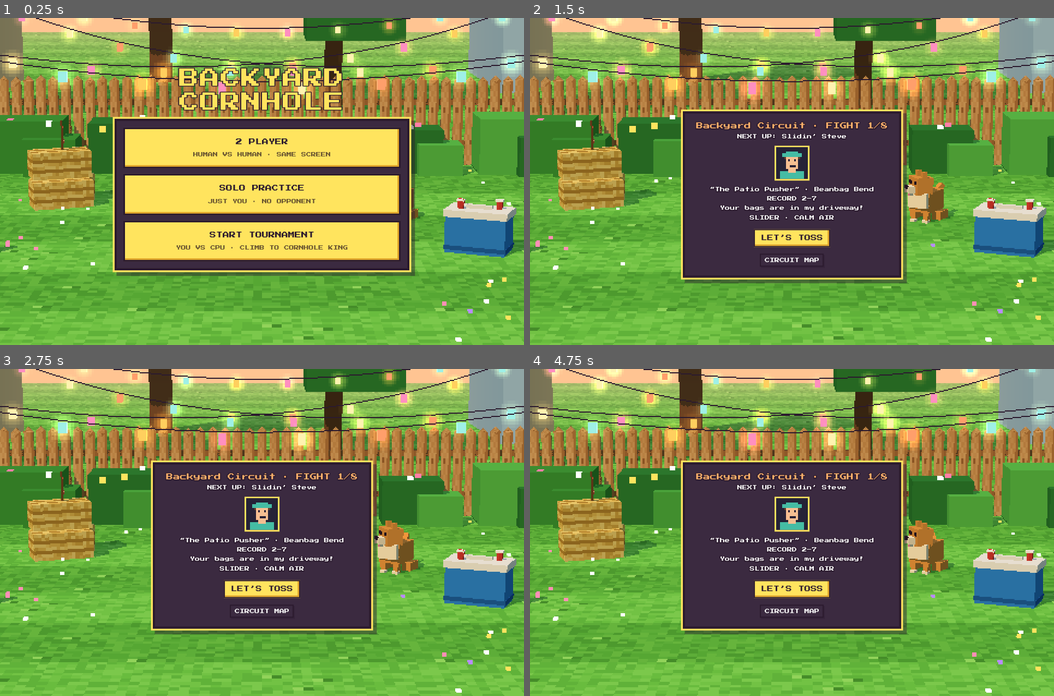
Above: before the commit, frames 1-4 (two rows, left to right).
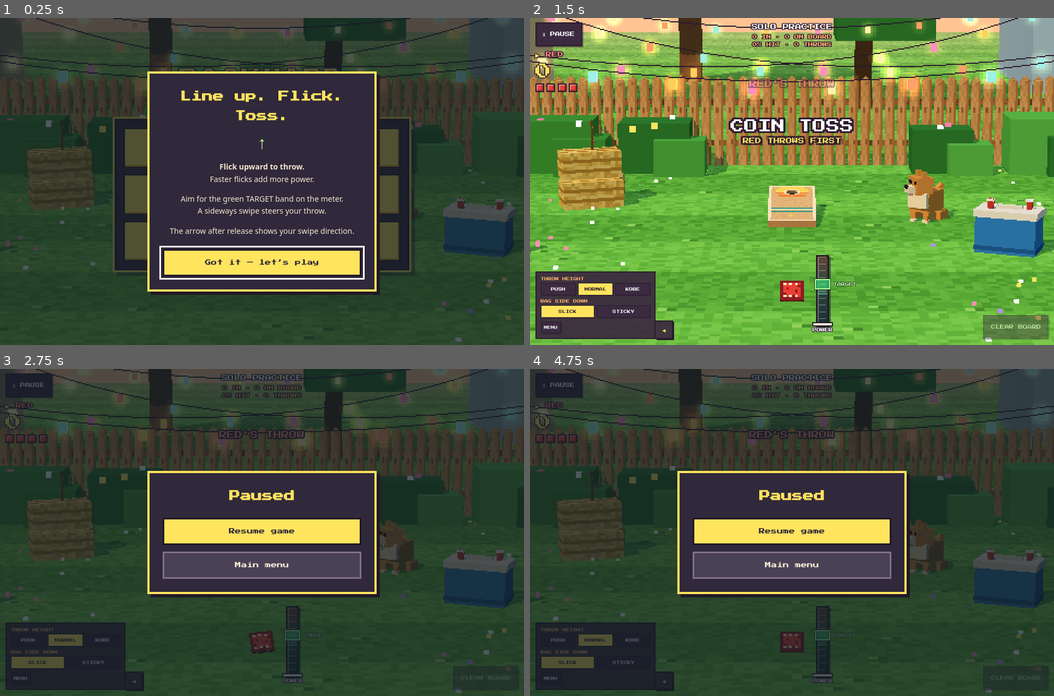
Above: after the commit, the same moments.

Repository: Ashe-Oro/backyard-games
Game: browser game, page index.html
The game is run twice, just before and just after one commit, with the same random seed, the same clock (stepped at 60 frames per second) and the same inputs.
Inputs (mouse positions are in pixels of both pictures, inside the frame that each line leads up to):
- Up to frame 1 (0.25 s): no input
- Up to frame 2 (1.5 s): click "START TOURNAMENT YOU VS CPU ·…" (after the commit: "Got it — let’s play") at 0.27 s; click "CONTINUE CAREER" (after the commit: "SOLO PRACTICE JUST YOU · NO O…") at 0.52 s; click "NEXT UP: Slidin’ Steve" (after the commit: "NORMAL") at 0.77 s; move the mouse to (792, 214) at 1.07 s; tap Space at 1.1 s
- Up to frame 3 (2.75 s): tap Space at 1.6, 2.1, 2.6 s; move the mouse to (157, 499) at 1.67 s; click (31, 385) at 2.02 s, where only the run after the commit has a clickable "Ⅱ PAUSE"; move the mouse to (366, 483) at 2.27 s; tap Escape at 2.52 s
- Up to frame 4 (4.75 s): move the mouse to (870, 597) at 2.87 s; tap Space every 0.5 s from 3.1 to 4.6 s; click "NEXT UP: Slidin’ Steve" (after the commit: "Resume game") at 3.27 s; move the mouse to (661, 614) at 3.47 s; move the mouse to (792, 467) at 4.07 s; click (550, 679) at 4.52 s, where only the run after the commit has a clickable "MENU"; move the mouse to (949, 548) at 4.67 s

The runs differ from the first frame. In frame 1, 92% of the frame differs, in the area x 0-100%, y 0-100%; in frame 2, 31%; in frame 3, 88%; in frame 4, 88%.

Commit message:
Polish power meter and add pause menu and first-visit help

Diff:
--- a/index.html
+++ b/index.html
@@ -34,7 +34,7 @@
 #hud{position:absolute;inset:0;pointer-events:none;font-size:clamp(10px,1.9vmin,14px)}
 #hud.menu > :not(#title){display:none!important}
 #sb{position:absolute;left:0;right:0;top:1.4vmin;display:grid;grid-template-columns:minmax(0,1fr) auto minmax(0,1fr);align-items:start;padding:0 1.6vmin}
-.team{min-width:0}.team.blue{grid-column:3;text-align:right}
+.team{min-width:0;padding-top:54px}.team.blue{grid-column:3;text-align:right}
 .tn{font-size:.9em;letter-spacing:.06em}
 .red .tn{color:#ff8a80}.blue .tn{color:#9db8ff}
 .ts{font-size:2.6em;margin-top:.3em;color:#ffe45e}
@@ -48,11 +48,16 @@
 #inn{font-size:1em}#goal{font-size:.75em;margin-top:.7em;color:#ffb36b}
 #turn{position:absolute;left:0;right:0;top:19%;text-align:center;font-size:1.25em;color:#fff;transition:opacity .3s}
 #turn.red{color:#ff8a80}#turn.blue{color:#9db8ff}
-#meter{position:absolute;left:50%;top:80%;transform:translateY(-50%);width:clamp(16px,1.8vmin,22px);height:clamp(80px,18vh,160px);border:.3em solid #2b1a2e;background:#3b2a40;box-shadow:.3em .3em 0 rgba(43,26,46,.35)}
-#fill{position:absolute;left:0;right:0;bottom:0;height:0;background:repeating-linear-gradient(0deg,#ffb340 0 .5em,#ff8a3d .5em 1em)}
-#sweet,#onb{position:absolute;left:-.55em;right:-.55em;height:6%}
-#onb{border:.2em dashed rgba(255,255,255,.55)}
-#sweet{border:0}
+#meter{position:absolute;left:50%;top:80%;transform:translateY(-50%);width:clamp(24px,2.8vmin,30px);height:clamp(110px,22vh,190px);border:3px solid #231b2b;background:linear-gradient(0deg,#172f35,#34483d 65%,#644338);box-shadow:inset 2px 0 #fff4dc55,3px 3px 0 #231b2b88}
+#meter::after{content:'';position:absolute;inset:0 3px;z-index:3;background:repeating-linear-gradient(0deg,transparent 0 calc(10% - 1px),#fff4dc77 calc(10% - 1px) 10%);pointer-events:none}
+#fill{position:absolute;left:0;right:0;bottom:0;height:0;background:repeating-linear-gradient(0deg,#f8ce4b 0 5px,#dca035 5px 6px);box-shadow:inset 2px 0 #fff0a0}
+#sweet,#onb{position:absolute;height:6%;z-index:2}
+#onb{left:0;right:0;background:#65e3a333;border-top:1px solid #65e3a3;border-bottom:1px solid #65e3a3}
+#sweet{left:-5px;right:-5px;border:2px solid #baff99;background:#35c96fbb;box-shadow:0 0 0 1px #173825}
+#sweet::after{content:'TARGET';position:absolute;left:calc(100% + 8px);top:50%;transform:translateY(-50%);font-size:7px;color:#c8ffae;text-shadow:1px 1px #162a20,-1px -1px #162a20}
+#power-marker{position:absolute;left:-8px;right:-8px;height:4px;bottom:0;background:#fff4dc;box-shadow:0 0 0 2px #231b2b;z-index:4}
+#meter[data-zone="target"] #power-marker{background:#baff99}
+#meter[data-zone="high"] #power-marker{background:#ff7f6e}
 .mlbl{position:absolute;top:calc(100% + .7em);left:50%;transform:translateX(-50%);font-size:.65em;white-space:nowrap}
 #msg{position:absolute;left:0;right:0;top:31%;text-align:center;font-size:2.2em;color:#fff;opacity:0;transform:scale(.6);transition:opacity .25s,transform .25s cubic-bezier(.3,1.8,.5,1)}
 #msg.on{opacity:1;transform:scale(1)}
@@ -64,6 +69,17 @@
 .btns{position:absolute;left:1.6vmin;bottom:1.8vmin;display:flex;flex-direction:column;gap:.6em;align-items:flex-start}
 .hb{pointer-events:auto;font:inherit;font-size:.8em;color:#fff;background:#3b2a40;border:.25em solid #2b1a2e;padding:.6em .7em;cursor:pointer;box-shadow:.25em .25em 0 rgba(43,26,46,.35)}
 .hb:hover{background:#56405c}
+#pause-button{position:absolute;left:1.6vmin;top:1.4vmin;min-height:44px;padding:10px 12px;font-size:9px}
+.game-dialog{margin:auto;width:min(420px,92vw);max-height:90dvh;overflow:auto;padding:24px;background:#30283b;color:#fff4dc;border:4px solid #ffe45e;box-shadow:6px 6px 0 #211827;font:12px/1.8 'Press Start 2P',monospace;text-align:center}
+.game-dialog::backdrop{background:#101b24bb}
+.game-dialog h2{font-size:20px;color:#ffe45e;margin-bottom:18px}
+.game-dialog p{font:14px/1.6 ui-sans-serif,system-ui,sans-serif;margin:14px 0;color:#f1e7ce}
+.game-dialog .dialog-actions{display:grid;gap:12px;margin-top:22px}
+.game-dialog button{min-height:48px;font:inherit;font-size:11px;border:3px solid #211827;background:#ffe45e;color:#282035;padding:12px;cursor:pointer}
+.game-dialog button.secondary{background:#494155;color:#fff4dc;border-color:#817188}
+.game-dialog button:focus-visible,#pause-button:focus-visible{outline:3px solid #fff;outline-offset:3px}
+.help-swipe{font:32px/1 monospace;color:#baff99;margin:12px auto}
+@media(max-height:450px){.game-dialog{padding:16px}.game-dialog h2{font-size:16px;margin-bottom:8px}.game-dialog p{margin:8px 0}.game-dialog .dialog-actions{margin-top:12px;gap:8px}.help-swipe{display:none}}
 #reset-bags{position:absolute;right:1.6vmin;bottom:1.8vmin;min-height:44px;padding:10px 12px;font-size:clamp(8px,1.4vmin,11px)}
 #reset-bags:disabled{opacity:.45;cursor:default}
 #swipe-feedback{position:absolute;inset:0;width:100%;height:100%;pointer-events:none;opacity:0;transition:opacity .4s ease-out;overflow:visible}
@@ -91,7 +107,7 @@
 #bag-menu{position:absolute;left:1.6vmin;bottom:1.8vmin;width:clamp(156px,23vw,230px);max-height:70%;overflow:auto;poin …(185 unchanged characters)…
 #bag-menu > *{flex-shrink:0}
 .bag-row{display:flex;flex-direction:column;gap:4px}.bag-label{color:#ffb36b;font-size:.85em}.bag-choices{display:flex;gap:4px}.bag-choices .hb{flex:1;min-width:0;padding:7px 3px;font-size:.85em}.hb[aria-pressed="true"]{background:#ffe45e;color:#2b1a2e}
-#height-choice{display:flex}.btns{position:static;display:flex;flex-direction:row;flex-wrap:wrap;gap:4px}.btns .hb{padding:7px 5px}#setup{display:none}#sweet{box-shadow:inset 0 0 0 1px #fff,0 0 6px #fff;background:#ffffff33}#panel .go{display:block;margin:12px auto}
+#height-choice{display:flex}.btns{position:static;display:flex;flex-direction:row;flex-wrap:wrap;gap:4px}.btns .hb{padding:7px 5px}#setup{display:none}#panel .go{display:block;margin:12px auto}
 @media(max-height:450px){#hud,#panel{font-size:10px}#goal,#wind{font-size:9px}#bag-menu{width:200px;max-height:69%;padding:4px;gap:3px;font-size:10px}.bag-row{gap:2px}.bag-label{font-size:9px}.bag-choices .hb,.btns .hb{font-size:9px;min-height:36px;padding:3px 2px}}
 /* Mode descriptions share one readable, responsive button column. */
 #panel:has(.menu-modes){width:540px;padding:12px;max-width:94vw}
@@ -114,6 +130,7 @@
 #bag-picks{display:none;white-space:nowrap;font-size:7px}
 .collapsed #bag-picks{display:block}
 @media(pointer:coarse),(max-width:600px){#bag-handle{min-width:44px;min-height:44px}#bag-drawer #bag-menu{max-height:60vh}}
+@media(max-width:600px){#bag-drawer:not(.collapsed) #bag-handle{bottom:56px}}
 @media(max-height:450px){#bag-drawer #bag-menu{max-height:65vh}}
 @media(prefers-reduced-motion:reduce){#bag-drawer{transition:none}#bag-drawer.collapsed #bag-menu{transition:none}}
 </style>
@@ -122,6 +139,7 @@
 <body>
 <div id="game">
   <div id="hud">
+    <button class="hb" id="pause-button" aria-label="Pause / menu">Ⅱ PAUSE</button>
     <div id="sb" class="ol">
       <div class="team red" id="t0"><div class="tn"><span id="n0">YOU</span></div><div class="ts" id="s0">0</div><div class="pips" id="p0"></div></div>
       <div class="mid"><div id="inn">ROUND 1</div><div id="goal">TO 21</div></div>
@@ -130,7 +148,7 @@
     <div id="title" class="ol"><h1>BACKYARD<br>CORNHOLE</h1><p>line up · flick · toss</p></div>
     <div id="turn" class="ol"></div>
     <div id="msg" class="ol"></div>
-    <div id="meter"><div id="fill"></div><div id="onb"></div><div id="sweet"></div><div class="mlbl ol">PWR</div></div>
+    <div id="meter" role="meter" aria-label="Throw power" aria-valuemin="0" aria-valuemax="100" aria-valuenow="0"><div id="fill"></div><div id="onb"></div><div id="sweet"></div><div id="power-marker"></div><div class="mlbl ol">POWER</div></div>
     <svg id="swipe-feedback" aria-hidden="true">
       <defs><marker id="swipe-tip" viewBox="0 0 10 10" refX="9" refY="5" markerWidth="5" markerHeight="5" orient="auto"><path d="M 1 1 L 9 5 L 1 9 L 3 5 Z" fill="#ffe45e" stroke="#2b1a2e" stroke-width="1"/></marker></defs>
       <line id="swipe-outline" stroke="#2b1a2e" stroke-width="8" stroke-linecap="square"/>
@@ -147,6 +165,8 @@
     <button id="bag-handle" aria-controls="bag-menu" aria-expanded="true" aria-label="Collapse bag options"><span id="bag-chevron" aria-hidden="true">◀</span><span id="bag-picks"></span></button>
     </div>
   </div>
+  <dialog class="game-dialog" id="pause-dialog" aria-labelledby="pause-heading"><h2 id="pause-heading">Paused</h2><div class="dialog-actions"><button id="resume-game" autofocus>Resume game</button><button class="secondary" id="pause-menu">Main menu</button></div></dialog>
+  <dialog class="game-dialog" id="help-dialog" aria-labelledby="help-heading"><h2 id="help-heading">Line up. Flick. Toss.</h2><div class="help-swipe" aria-hidden="true">↑</div><p><strong>Flick upward to throw.</strong><br>Faster flicks add more power.</p><p>Aim for the green TARGET band on the meter.<br>A sideways swipe steers your throw.</p><p>The arrow after release shows your swipe direction.</p><div class="dialog-actions"><button id="help-done" autofocus>Got it — let’s play</button></div></dialog>
   <div id="panel" class="ol" hidden></div>
   <div id="err">WebGL isn't available here.<br>Open this page in a desktop browser.</div>
 </div>
@@ -749,9 +769,30 @@
 const $ = (id) => document.getElementById(id);
 const ui = { s: [$('s0'), $('s1')], p: [$('p0'), $('p1')], t: [$('t0'), $('t1')], n: [$('n0'), $('n1')], inn: $('inn'), goal: $('goal'), turn: $('turn'), msg: $('msg'), fill: $('fill'), sweet: $('sweet'), onb: $('onb'), title: $('title'), mode: $('mode'), side: $('side'), panel: $('panel') };
 const M = {
+  paused:false,
   vs: 'cpu', exact: false, scores: [0, 0], inning: 1, first: 0, k: 0, phase: 'menu', aim: 0, ctrl: 'drag',
   position: [0, 0], heights: [1,1], practice:false, practiceStats:{throws:0,in:0,on:0}, sweetShift:0, spin: 0, arc: 1, side: ['slick', 'slick'], active: null, before: null, cpu: null, history: [], winner: -1, lastPower: null,
 };
+const gameTimers = new Set();
+function gameAfter(fn,ms){const timer={fn,left:ms};gameTimers.add(timer);return timer;}
+function pauseGame(){
+  if(M.paused || ['menu','intro','champion'].includes(M.phase))return;
+  M.paused=true;drag=null;flick=null;samples.length=0;wheelGesture=[];clearTimeout(wheelTimer);
+  wrap.classList.remove('drag');$('swipe-feedback').classList.remove('shown');
+  if(document.pointerLockElement)document.exitPointerLock();
+  if(M.phase==='aim')setMeter(0);
+  $('pause-dialog').showModal();
+}
+function resumeGame(){M.paused=false;$('pause-dialog').close();$('pause-button').focus();}
+function showHelpOnce(){
+  try{if(localStorage.getItem('backyard-cornhole-help-seen')==='1')return;localStorage.setItem('backyard-cornhole-help-seen','1');}catch{}
+  $('help-dialog').showModal();
+}
+$('pause-button').onclick=pauseGame;
+$('resume-game').onclick=resumeGame;
+$('pause-dialog').oncancel=e=>{e.preventDefault();resumeGame();};
+$('pause-menu').onclick=()=>{resumeGame();showMenu();$('two-player').focus();};
+$('help-done').onclick=()=>$('help-dialog').close();
 const releaseX=(t)=>RX[t];
 const thrower = (k = M.k) => M.practice ? 0 : (k % 2 === 0 ? M.first : 1 - M.first);
 const isHuman = (t) => t === 0 || M.vs === '2p';
@@ -829,9 +870,14 @@
 let msgTimer;
 function say(big, small = '', ms = 1400) {
   ui.msg.innerHTML = big + (small ? `<small>${small}</small>` : ''); ui.msg.classList.add('on');
-  clearTimeout(msgTimer); msgTimer = setTimeout(() => ui.msg.classList.remove('on'), ms);
-}
-function setMeter(p) { ui.fill.style.height = (clamp(p, 0, 1) * 100) + '%'; }
+  gameTimers.delete(msgTimer); msgTimer = gameAfter(() => ui.msg.classList.remove('on'), ms);
+}
+function setMeter(p) {
+  p=clamp(p,0,1);const w=meterWindow(),meter=$('meter');
+  ui.fill.style.height=`${p*100}%`;$('power-marker').style.bottom=`${p*100}%`;
+  meter.dataset.zone=p>w.hi?'high':p>=w.lo?'target':'low';
+  meter.setAttribute('aria-valuenow',String(Math.round(p*100)));
+}
 const gauss = () => { let u = 0, v = 0; while (!u) u = Math.random(); while (!v) v = Math.random(); return Math.sqrt(-2 * Math.log(u)) * Math.cos(2 * Math.PI * v); };
 
 function clearBags() { for (const b of bags) scene.remove(b.mesh); bags.length = 0; }
@@ -936,6 +982,7 @@
  return {t:0,side,power:best.power,aim:best.aim,drift:0,goal};
 }
 function showMenu() {
+  gameTimers.clear();M.active=null;M.before=null;M.paused=false;
   M.phase = 'menu'; ui.title.classList.remove('gone');
   M.career=false;
   clearBags();
@@ -947,6 +994,7 @@
   renderHud();
 }
 function startMatch(opts = {}) {
+  gameTimers.clear();M.paused=false;
   if (opts.vs) M.vs = opts.vs; if (opts.exact != null) M.exact = opts.exact;
   M.career = opts.career === true;
   M.practice=opts.practice===true;M.practiceStats={throws:0,in:0,on:0};M.heights=[1,1];
@@ -968,7 +1016,7 @@
 }
 function beginInning(delay = 300) {
   clearBags(); M.k = 0; M.phase = 'wait'; renderHud();
-  setTimeout(nextTurn, delay);
+  gameAfter(nextTurn, delay);
 }
 function nextTurn() {
   if(['menu','intro','champion'].includes(M.phase))return;
@@ -989,6 +1037,7 @@
   renderHud();
 }
 function throwBag(power, drift = 0, team = thrower()) {
+  if(M.paused)return false;
   if (!(M.phase === 'aim' || M.phase === 'cpu')) return false;
   const side = M.side[team];
   const actualPower=isHuman(team) ? physicalPower(power) : power;
@@ -1011,11 +1060,11 @@
   else if (b.state === 'board') { say(holeDist(b.lp) < HOLE_R + BAG_R * 0.6 ? 'HANGER!' : 'ON THE BOARD', '1 POINT'); burst(b.p, true); }
   else if (b.dead) say('GROUNDER', 'HIT THE GRASS FIRST · REMOVED', 1300);
   else say(b.offBoard ? 'OFF THE BOARD' : 'MISS', '0', 1100);
-  if (knockedIn.length) { setTimeout(() => say('KNOCKED IN!', knockedIn.map(({ o }) => TEAM[o.team]).join(' + ') + ' BAG +3'), 900); burst(HOLE_WORLD.clone().setY(HOLE_WORLD.y + 0.1)); }
-  else if (knockedOff.length) setTimeout(() => say('KNOCKED OFF!', knockedOff.map(({ o }) => TEAM[o.team]).join(' + ') + ' BAG'), 900);
+  if (knockedIn.length) { gameAfter(() => say('KNOCKED IN!', knockedIn.map(({ o }) => TEAM[o.team]).join(' + ') + ' BAG +3'), 900); burst(HOLE_WORLD.clone().setY(HOLE_WORLD.y + 0.1)); }
+  else if (knockedOff.length) gameAfter(() => say('KNOCKED OFF!', knockedOff.map(({ o }) => TEAM[o.team]).join(' + ') + ' BAG'), 900);
   if(M.practice){const n=M.practiceStats;n.throws++;n.in+=b.state==='in'?1:0;n.on+=b.state==='board'?1:0;}
   M.k++; M.phase = 'wait'; renderHud();
-  setTimeout(nextTurn, knockedIn.length || knockedOff.length ? 1500 : 750);
+  gameAfter(nextTurn, knockedIn.length || knockedOff.length ? 1500 : 750);
 }
 function scoreInning() {
   const { pts, inC, onC } = lie();
@@ -1081,7 +1130,7 @@
 }
 function pointAim(e){const a=pointerAim(e);if(a!==undefined)M.aim=clamp(a,-AIM_MAX,AIM_MAX);}
 document.querySelectorAll('[data-side]').forEach(b=>b.onclick=()=>{if(!humanTurn())return;M.side[thrower()]=b.dataset.side;held.material=TEAM_MATS[thrower()][b.dataset.side==='slick'?'sticky':'slick'];renderHud();});
-$('menu').onclick=()=>{if(M.active)return;showMenu();};
+$('menu').onclick=pauseGame;
 $('reset-bags').onclick=()=>{if(!M.practice || !humanTurn())return;clearBags();renderHud();};
 $('reset-bags').onkeydown=e=>{if(e.key==='Enter'||e.key===' ')e.stopPropagation();};
 document.querySelectorAll('[data-height]').forEach(b=>b.onclick=()=>{if(!humanTurn())return;M.arc=+b.dataset.height;M.heights[thrower()]=M.arc;renderHud();});
@@ -1090,7 +1139,7 @@
 let drag = null;
 const samples = [];
 const H = () => wrap.clientHeight || 1;
-const humanTurn = () => M.phase === 'aim' && isHuman(thrower());
+const humanTurn = () => !M.paused && !$('help-dialog').open && M.phase === 'aim' && isHuman(thrower());
 let swipeTimer;
 function showSwipe(flick) {
   const overlay = $('swipe-feedback'), rect = wrap.getBoundingClientRect();
@@ -1137,7 +1186,7 @@
     for (const c of (evs.length ? evs : [e])) drag.list.push({ t: c.timeStamp, x: c.clientX, y: c.clientY });
     while (drag.list.length > 2 && e.timeStamp - drag.list[0].t > 300) drag.list.shift();
     const f = flickFrom(drag.list); if (f) setMeter(powerFromSpeed(f.up));
-  } else if (e.pointerType === 'mouse' && !e.target.closest('#bag-drawer') && humanTurn()) {
+  } else if (e.pointerType === 'mouse' && !e.target.closest('#bag-drawer, button, dialog') && humanTurn()) {
     pointAim(e);
   }
 });
@@ -1192,7 +1241,7 @@
 }
 let wheelGesture = [], wheelTimer;
 wrap.addEventListener('wheel', e => {
-  if (e.target.closest('#bag-drawer')) return;
+  if (e.target.closest('#bag-drawer, button, dialog')) return;
   e.preventDefault();
   if (!humanTurn() || !ui.panel.hidden) return;
   const unit = e.deltaMode === 1 ? 16 : e.deltaMode === 2 ? H() : 1;
@@ -1206,6 +1255,8 @@
 }, {passive:false});
 addEventListener('blur', () => { drag = null; });
 addEventListener('keydown', (e) => {
+  if($('help-dialog').open || $('pause-dialog').open)return;
+  if(e.key==='Escape'){e.preventDefault();pauseGame();return;}
   if (e.repeat) return;
   const k = e.key.toLowerCase();
   if (k === 'h') { e.preventDefault(); adjust(k); }
@@ -1237,7 +1288,10 @@
 const clock = new THREE.Clock();
 let acc = 0, time = 0;
 function frame() {
-  const dt = Math.min(clock.getDelta(), 0.05); time += dt;
+  const dt = Math.min(clock.getDelta(), 0.05);
+  if(M.paused){if(meterLayoutDirty)positionPowerMeter();renderer.render(scene,camera);requestAnimationFrame(frame);return;}
+  time += dt;
+  for(const timer of [...gameTimers]){timer.left-=dt*1000;if(timer.left<=0){gameTimers.delete(timer);timer.fn();}}
   if (flick && performance.now() - lastMoveT > 60) finishFlick();
   if (M.phase === 'cpu') {
     const c = M.cpu; c.t += dt;
@@ -1298,11 +1352,11 @@
   }
   M.phase = 'poster'; M.scores = [17, 12]; M.inning = 6; renderHud();
   for (const el of [$('bag-drawer'), $('meter')]) el.style.display = 'none';
-} else showMenu();
+} else {showMenu();showHelpOnce();}
 requestAnimationFrame(frame);
 
 window.__game = {
-  get state() { return { practice:M.practice, practiceStats:{...M. …(528 unchanged characters)…
+  get state() { return { paused:M.paused, practice:M.practice, practiceStats:{...M. …(528 unchanged characters)…
   _setWind:(mph,angle)=>{wind.mph=mph;wind.angle=angle;wind.x=Math.sin(angle)*mph*.025;wind.z=-Math.cos(angle)*mph*.025;renderHud();},
   _flag:(seconds)=>{if(seconds!==undefined)animatePennant(seconds);return {...pennant.userData,vertices:Array.from(pennant.geometry.attributes.position.array)};},
   _screenPoint:(x,z)=>{const v=new THREE.Vector3(x,.2,z).project(camera);return {x:(v.x+1)*wrap.clientWidth/2,y:(1-v.y)*wrap.clientHeight/2};},
--- a/tests/framing_check.cjs
+++ b/tests/framing_check.cjs
@@ -9,6 +9,7 @@
   try {
     const page = await browser.newPage();
     const errors = [];
+    await page.addInitScript(()=>{try{localStorage.setItem('backyard-cornhole-help-seen','1');}catch{}});
     page.on('pageerror', error => errors.push(error.message));
     const source = fs.readFileSync(path.join(__dirname, '../index.html'), 'utf8');
     // Inspect geometry without adding production-only test interfaces.
--- /dev/null
+++ b/tests/game_ui_check.cjs
@@ -0,0 +1,77 @@
+const {chromium}=require('playwright-core');
+const assert=require('node:assert/strict');
+const fs=require('node:fs');
+const path=require('node:path');
+(async()=>{
+ const browser=await chromium.launch({headless:true});
+ try{
+  const page=await browser.newPage({viewport:{width:1280,height:800}}),errors=[];
+  page.on('pageerror',e=>errors.push(e.message));
+  const url='http://127.0.0.1:8012/';
+  const source=fs.readFileSync(path.join(__dirname,'../index.html'),'utf8').replace('window.__game = {','window.__setPower=setMeter; window.__game = {');
+  await page.route(url,r=>r.fulfill({body:source,contentType:'text/html'}));
+  await page.goto(url);await page.waitForFunction(()=>!!window.__game);
+  assert(await page.locator('#help-dialog').isVisible(),'First visit needs instructions');
+  for(const [width,height] of [[390,844],[844,390]]){
+   await page.setViewportSize({width,height});
+   const box=await page.locator('#help-done').boundingBox();
+   assert(box.y>=0 && box.y+box.height<height,'First-time instructions must fit mobile screens');
+   if(process.env.SHOTS)await page.screenshot({path:path.join(process.env.SHOTS,`first-visit-help-${width}.png`)});
+  }
+  await page.setViewportSize({width:1280,height:800});
+  if(process.env.SHOTS)await page.screenshot({path:path.join(process.env.SHOTS,'first-visit-help.png')});
+  await page.locator('#help-done').click();await page.reload();await page.waitForFunction(()=>!!window.__game);
+  assert.equal(await page.locator('#help-dialog').isVisible(),false,'Instructions must not repeat on reload');
+  await page.evaluate(()=>__game.startMatch({practice:true,vs:'2p',first:0}));
+  await page.waitForFunction(()=>__game.state.phase==='aim');
+  for(const [width,height] of [[1280,800],[390,844],[844,390]]){
+   await page.setViewportSize({width,height});
+   await page.evaluate(()=>__setPower(__game.state.sweet.mid));
+   assert.equal(await page.locator('#meter').getAttribute('data-zone'),'target');
+   const layout=await page.evaluate(()=>{
+    const b=document.querySelector('#pause-button').getBoundingClientRect(),t=document.querySelector('#t0').getBoundingClientRect();
+    const sweet=document.querySelector('#sweet').getBoundingClientRect(),marker=document.querySelector('#power-marker').getBoundingClientRect();
+    return {pause:[b.x,b.y,b.right,b.bottom],scoreY:t.y+54,target:[sweet.top,sweet.bottom],marker:(marker.top+marker.bottom)/2};
+   });
+   assert(layout.pause[0]>=0 && layout.pause[1]>=0 && layout.pause[3]<layout.scoreY+2,'Pause must fit above score');
+   assert(layout.marker>=layout.target[0]-3 && layout.marker<=layout.target[1]+3,'Power marker must match green target');
+   if(width<600 && await page.locator('#bag-handle').getAttribute('aria-expanded')==='true')await page.locator('#bag-handle').click();
+   if(process.env.SHOTS){await page.waitForTimeout(800);await page.screenshot({path:path.join(process.env.SHOTS,`meter-ui-${width}.png`)});}
+  }
+  await page.setViewportSize({width:1280,height:800});
+  await page.evaluate(()=>__game.setAim(0));
+  await page.locator('#pause-button').hover();
+  assert.equal(await page.evaluate(()=>__game.state.aim),0,'Hovering pause must not change aiming');
+  await page.evaluate(()=>__game.throwWith(__game.state.sweet.mid));
+  await page.locator('#pause-button').click();
+  assert.equal(await page.evaluate(()=>__game.state.paused),true);
+  const frozen=await page.evaluate(()=>__game.state);
+  await page.waitForTimeout(500);
+  assert.deepEqual(await page.evaluate(()=>__game.state.bags),frozen.bags,'Paused bag physics must freeze');
+  assert.equal(await page.evaluate(()=>__game.throwWith(.5)),false,'Paused game must reject throws');
+  if(process.env.SHOTS)await page.screenshot({path:path.join(process.env.SHOTS,'pause-menu.png')});
+  await page.keyboard.press('Escape');
+  assert.equal(await page.evaluate(()=>__game.state.paused),false,'Escape must resume');
+  await page.waitForFunction(()=>__game.state.phase==='aim');
+  // Pause the queued start of the CPU's turn, then ensure its timer resumes.
+  await page.evaluate(()=>__game.startMatch({vs:'cpu',practice:false,first:1}));
+  await page.locator('#pause-button').click();
+  const phase=await page.evaluate(()=>__game.state.phase);
+  await page.waitForTimeout(1300);
+  assert.equal(await page.evaluate(()=>__game.state.phase),phase,'Turn delay must not run while paused');
+  assert.equal(await page.evaluate(()=>__game.state.bags.length),0);
+  await page.locator('#resume-game').click();
+  await page.waitForFunction(()=>__game.state.phase==='cpu');
+  await page.locator('#pause-button').click();
+  const cpuFrozen=await page.evaluate(()=>__game.state);
+  await page.waitForTimeout(1400);
+  assert.deepEqual(await page.evaluate(()=>__game.state.bags),cpuFrozen.bags,'CPU must freeze during pause');
+  await page.locator('#pause-menu').click();
+  await page.waitForTimeout(1500);
+  assert.equal(await page.evaluate(()=>__game.state.phase),'menu');
+  assert.equal(await page.evaluate(()=>__game.state.bags.length),0,'Leaving to menu cancels queued game events');
+  assert.equal(await page.locator('#help-dialog').isVisible(),false);
+  assert.deepEqual(errors,[]);
+  console.log('First-visit help, meter, pause physics/CPU/timers, resume, and menu passed.');
+ }finally{await browser.close();}
+})().catch(e=>{console.error(e);process.exitCode=1;});
--- a/tests/swipe_feedback_check.cjs
+++ b/tests/swipe_feedback_check.cjs
@@ -11,6 +11,7 @@
       const width=touch?390:1280,height=touch?844:800;
       const context=await browser.newContext({viewport:{width,height},hasTouch:touch});
       const page=await context.newPage(), errors=[];
+      await page.addInitScript(()=>{try{localStorage.setItem('backyard-cornhole-help-seen','1');}catch{}});
       page.on('pageerror',e=>errors.push(e.message));
       const url='http://127.0.0.1:8012/';
       await page.route(url,r=>r.fulfill({body:fs.readFileSync(path.join(__dirname,'../index.html'),'utf8'),contentType:'text/html'}));
